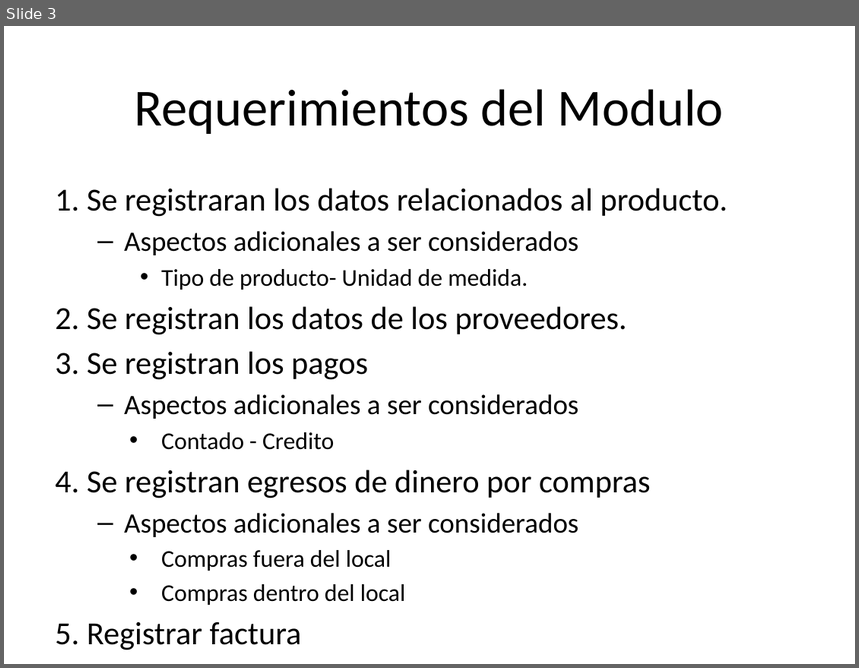
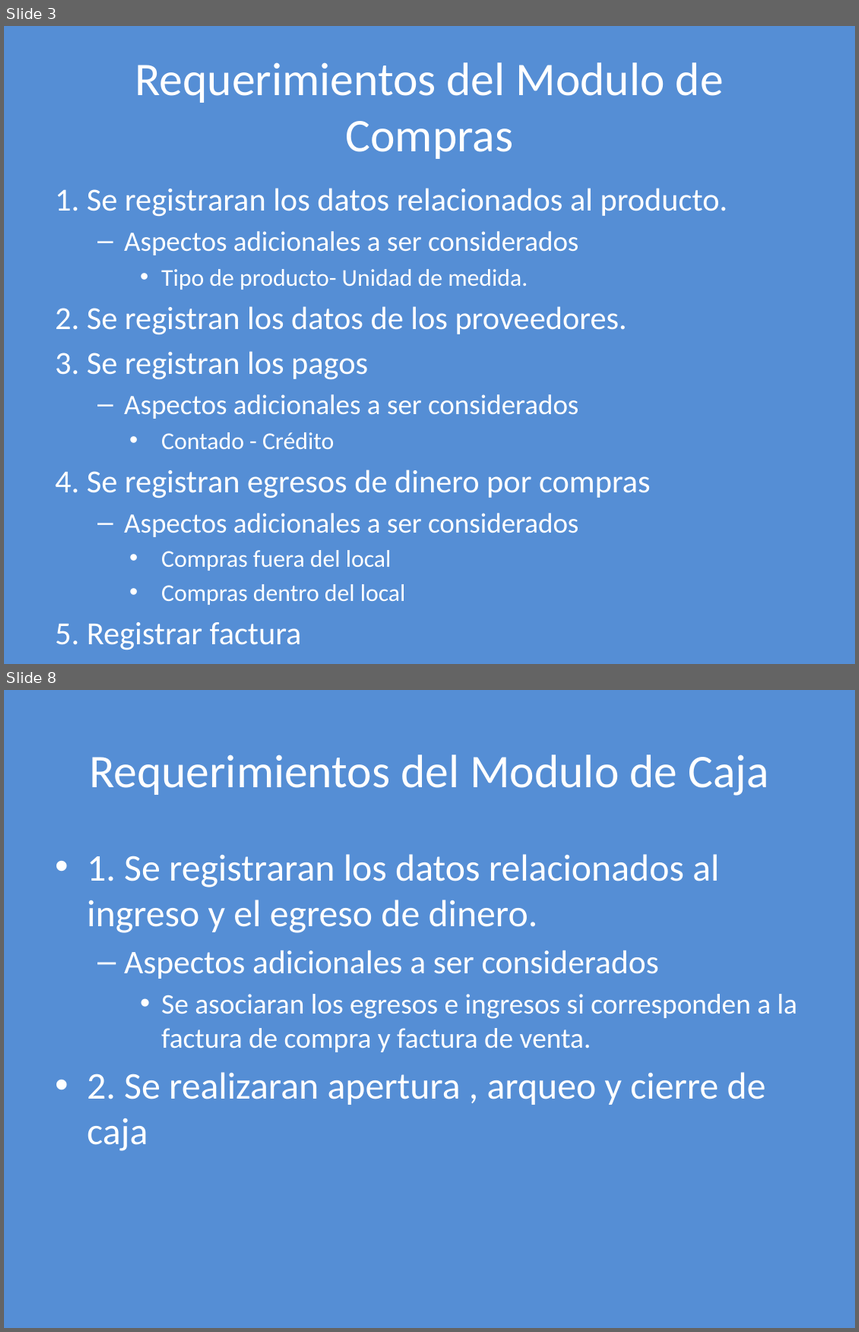
Before and after one commit to igodeveloper/infocomedor, a slide deck: presentacion/fede/presentacion fede.pptx. Shown one above the other, each under a label of ours: slide 3 before the commit, slides 3 and 8 after it; the slides between them are not shown. The pictures are 859x668 and 859x1332 pixels, drawn with LibreOffice and Linux fonts; fonts in the diff are those of the drawing. Boxes give left, top, right and bottom in pixels: in the first picture for what was removed or moved away, otherwise in the second. Text is boxed around its words. In the diff, an @@ line names an element or a change of style, - is before the commit and + after.

```diff
--- a/presentacion/fede/presentacion fede.pptx
+++ b/presentacion/fede/presentacion fede.pptx
@@ slide 8 added at [4, 690, 855, 1328], background #558ED5 @@
@@ title added at [89, 755, 769, 796], 39.6 pt, text #FFFFFF @@
+Requerimientos del Modulo de Caja
@@ text added at [87, 854, 797, 1151], 32 pt, text #FFFFFF @@
+• 1. Se registraran los datos relacionados al ingreso y el egreso de dinero.
+  – Aspectos adicionales a ser considerados
+    • Se asociaran los egresos e ingresos si corresponden a la factura de compra y factura de venta.
+• 2. Se realizaran apertura , arqueo y cierre de caja
@@ slide 3 changed as well @@
@@ background #FFFFFF to #558ED5 @@
@@ title at [135, 62, 724, 159]: text changed; size 44 to 39.6 pt; text colour #000000 to #FFFFFF @@
-Requerimientos del Modulo
+Requerimientos del Modulo de Compras
@@ text at [55, 188, 728, 605]: text colour #000000 to #FFFFFF @@
@@ text at [161, 433, 334, 449]: text changed; text colour #000000 to #FFFFFF @@
-    • Contado - Credito
+    • Contado - Crédito
```
Also in this commit, not shown: 1 other slide changed, 6 other slides added, 2 slides removed, 5 other files.
